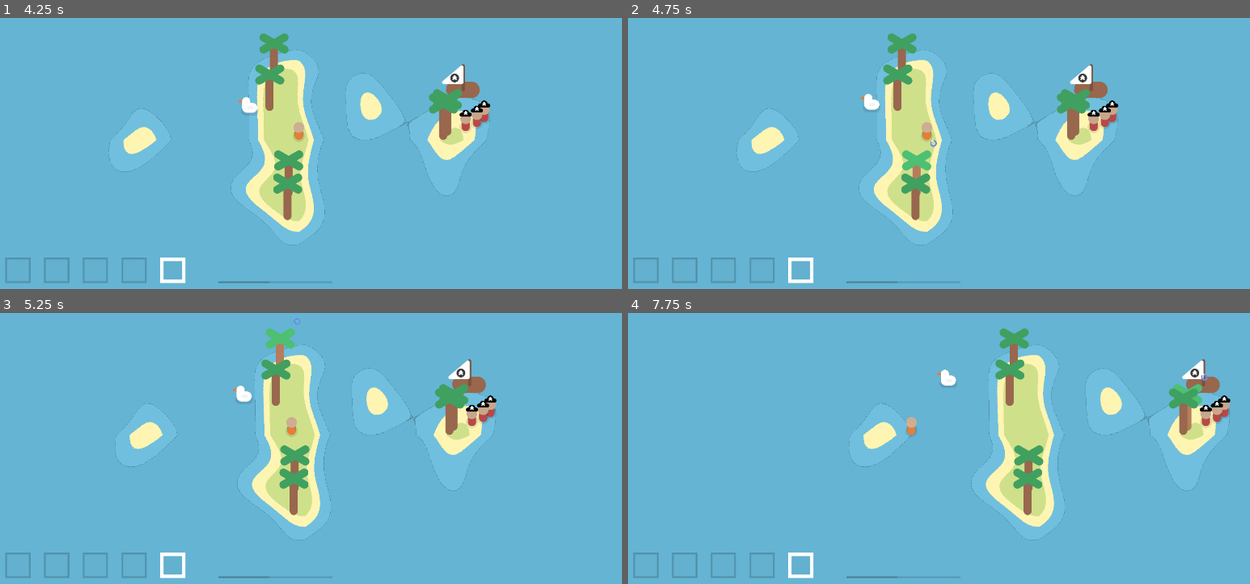
Above: before the commit, frames 1-4 (two rows, left to right).
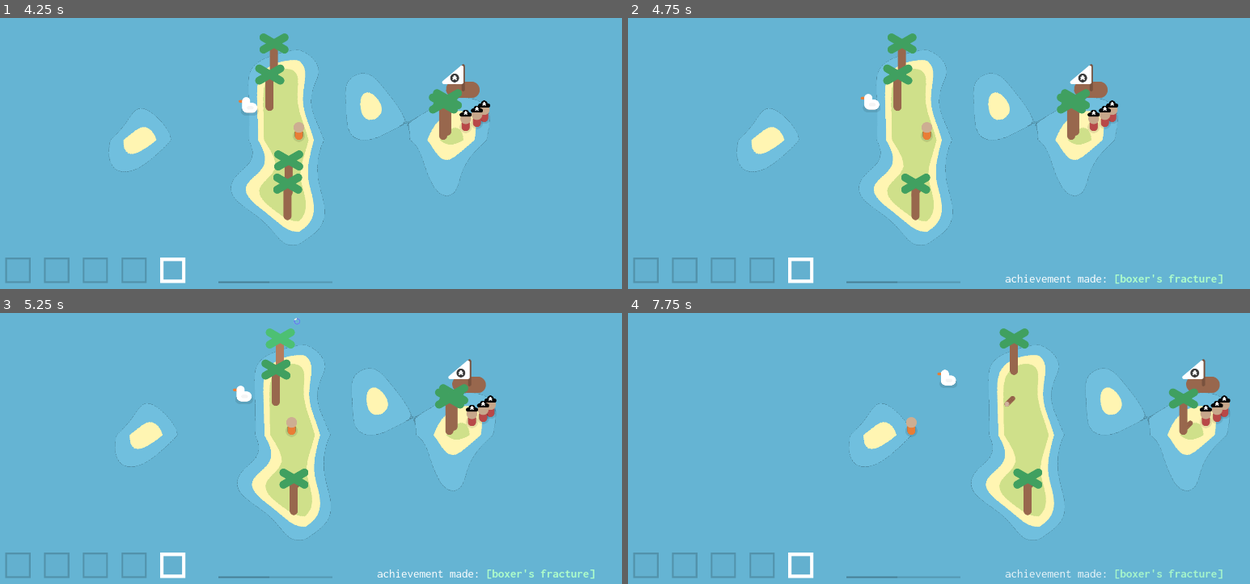
Above: after the commit, the same moments.

Repository: illogicalapple/archipelinaut
Game: Godot game, scene res://scenes/Main.tscn
Two runs of this game, one before a commit and one after it. Both use one fixed random seed, a clock stepped at 60 frames per second and the inputs below.
Inputs (mouse positions are in pixels of both pictures, inside the frame that each line leads up to):
- Up to frame 1 (4.25 s): click "123" at 0.5 s; click "123" at 1.25 s; click "123" at 2 s; click "123" at 2.75 s; click "123" at 3.5 s
- Up to frame 2 (4.75 s): tap Enter at 4.25 s; move the mouse to (914, 175) at 4.27 s; press the mouse at (914, 175) at 4.28 s
- Up to frame 3 (5.25 s): tap Space at 5 s; move the mouse to (273, 353) at 5.02 s; release the mouse at (273, 353) at 5.03 s; hold Left (move_left_0) from 5.03 s (still down); tap 5 (hotbar_4) at 5.1 s; click (273, 353) at 5.17 s
- Up to frame 4 (7.75 s): move the mouse to (963, 386) at 5.77 s; release Left (move_left_0) at 5.78 s; press the mouse at (963, 386) at 5.78 s; move the mouse to (1150, 413) at 6.52 s; release the mouse at (1150, 413) at 6.53 s; tap 5 (hotbar_4) at 6.6 s; click (1150, 413) at 6.67 s; tap Enter at 7.25 s; move the mouse to (1150, 410) at 7.27 s; press the mouse at (1150, 410) at 7.28 s; hold Left (move_left_0) from 7.28 s (still down)

Frame 1 is identical in both runs. In frame 2, 0.7% of the frame differs, in the area x 44-96%, y 44-98%; in frame 3, 0.7%; in frame 4, 1.2%, in the area x 59-96%, y 16-98%.

Commit message:
things (bug?)

Diff:
--- a/autoload/global.gd
+++ b/autoload/global.gd
@@ -21,6 +21,11 @@
 	"play_mayo": ["\"is mayonnaise an instrument?\"", "yes, it is. (acquire mayonnaise)", false],
 	"wood_sword": ["excalibrrrrr", "craft a wooden sword", false]
 }
+
+var active_id: int:
+	set(aaa):
+		active_id = aaa
+		modify_inventory.emit()
 
 func achievement(id):
 	if(achievements[id][2]): return
@@ -46,6 +51,7 @@
 	var open_slot = inventory.find(air)
 	var stack_slot = -1
 	if(item == "mayo"): achievement("play_mayo")
+	if item == "wood_sword": achievement("wood_sword")
 	for i in inventory:
 		if i.type == item:
 			stack_slot = inventory.find(i)
--- /dev/null
+++ b/behavior/holding_behavior.cfg
@@ -0,0 +1,3 @@
+[wood_sword]
+offset=Vector2(0, -25)
+tags=["weapon"]
--- /dev/null
+++ b/island/island_nowarp.gdshader
@@ -0,0 +1,13 @@
+shader_type canvas_item;
+
+void fragment() {
+	if(texture(TEXTURE, UV).r < 0.15) {
+		COLOR = vec4(0.44, 0.75, 0.87, 0);
+	} else if(texture(TEXTURE, UV).r < 0.5) { // check brightness (it's gray so the red value will be the brightness)
+		COLOR = vec4(0.44, 0.75, 0.87, 1);
+	} else if(texture(TEXTURE, UV).r < 0.6) {
+		COLOR = vec4(1, 0.96, 0.7, 1);
+	} else {
+		COLOR = vec4(0.81, 0.88, 0.54, 1);
+	}
+}
--- /dev/null
+++ b/itch_bg.tscn
@@ -0,0 +1,22 @@
+[gd_scene load_steps=5 format=3 uid="uid://hmwx16vci3ix"]
+
+[ext_resource type="Shader" path="res://island/island_nowarp.gdshader" id="1_k2mjw"]
+
+[sub_resource type="ShaderMaterial" id="ShaderMaterial_o13mj"]
+shader = ExtResource("1_k2mjw")
+
+[sub_resource type="FastNoiseLite" id="FastNoiseLite_mboox"]
+frequency = 0.005
+fractal_octaves = 2
+
+[sub_resource type="NoiseTexture2D" id="NoiseTexture2D_sfggy"]
+width = 1920
+height = 1080
+noise = SubResource("FastNoiseLite_mboox")
+
+[node name="ItchBg" type="Node"]
+
+[node name="Sprite2D" type="Sprite2D" parent="."]
+material = SubResource("ShaderMaterial_o13mj")
+texture = SubResource("NoiseTexture2D_sfggy")
+centered = false
--- a/player/Player.gd
+++ b/player/Player.gd
@@ -4,7 +4,9 @@
 var in_water: bool = false
 var breath_left: float = 20
 var dps: float = 0
-var mining_ability: float = 1
+var mining_ability: float = 15
+
+var item_holding
 
 const device_id: int = 0
 
@@ -27,11 +29,14 @@
 func _ready():
 	position += screen_size / 2
 	call_deferred("in_water_once")
+	global.modify_inventory.connect($ItemHolding.update_texture)
 
 func _process(delta):
 	velocity += Vector2(int(Input.is_action_pressed("move_right_" + str(device_id))) - int(Input.is_action_pressed("move_left_" + str(device_id))), int(Input.is_action_pressed("move_down_" + str(device_id))) - int(Input.is_action_pressed("move_up_" + str(device_id)))).normalized() * delta * 50
 	velocity = velocity.lerp(Vector2(0, 0), delta * 4 * (int(in_water) * 3 + 1))
 	position += velocity * delta / 0.02
+	$ItemHolding.position.x = sign(velocity.x + 0.0000000001) * 15
+	$ItemHolding.rotation = $ItemHolding.old_rot * sign(velocity.x + 0.0000000001)
 	if in_water:
 		breath_left -= delta
 		$Stamina.value = breath_left * 5
@@ -39,6 +44,7 @@
 			dps = 10
 	else:
 		dps = 0
+
 
 func _on_Hurtbox_area_entered(area):
 	if area.name.contains("Island"):
--- a/player/Player.tscn
+++ b/player/Player.tscn
@@ -1,9 +1,10 @@
-[gd_scene load_steps=7 format=3 uid="uid://c08g4pan38n7l"]
+[gd_scene load_steps=8 format=3 uid="uid://c08g4pan38n7l"]
 
 [ext_resource type="Texture2D" uid="uid://wlqjc32sx6re" path="res://player/player.svg" id="1"]
 [ext_resource type="Script" path="res://player/Player.gd" id="2"]
 [ext_resource type="Texture2D" uid="uid://c3qr2pouoj011" path="res://player/player_swimming.svg" id="2_sxni1"]
 [ext_resource type="Texture2D" uid="uid://ce5cnseaqrn4b" path="res://player/stamina_bg.svg" id="4_ror7t"]
+[ext_resource type="PackedScene" uid="uid://dn7m5bwfw144p" path="res://player/hands/item_holding.tscn" id="4_wsuh7"]
 [ext_resource type="Texture2D" uid="uid://csdnwrhkmnn0o" path="res://player/stamina.svg" id="5_8nacs"]
 
 [sub_resource type="CapsuleShape2D" id="1"]
@@ -23,6 +24,9 @@
 [node name="Sprite" type="Sprite2D" parent="."]
 position = Vector2(0, 2)
 texture = ExtResource("1")
+
+[node name="ItemHolding" parent="." instance=ExtResource("4_wsuh7")]
+position = Vector2(15, 4)
 
 [node name="CollisionShape2D" type="CollisionShape2D" parent="."]
 position = Vector2(0, -1.5)
--- /dev/null
+++ b/player/hands/item_holding.gd
@@ -0,0 +1,20 @@
+extends CharacterBody2D
+
+@export var item: String = "air"
+
+var config_file: ConfigFile = ConfigFile.new()
+@export var old_rot = rotation
+
+func _ready(ahh: bool = true):
+	if ahh:
+		config_file.load("res://behavior/holding_behavior.cfg")
+	$Texture.show()
+	$Texture.position = config_file.get_value(item, "offset", Vector2(0, 0))
+	if config_file.has_section(item):
+		$Texture.texture = load("res://textures/items/holding/" + item + ".png")
+	else:
+		$Texture.hide()
+
+func update_texture():
+	item = global.inventory[global.active_id].type
+	_ready(false)
--- /dev/null
+++ b/player/hands/item_holding.tscn
@@ -0,0 +1,63 @@
+[gd_scene load_steps=7 format=3 uid="uid://dn7m5bwfw144p"]
+
+[ext_resource type="Texture2D" uid="uid://bgj7acgb4iacu" path="res://textures/items/holding/wood_sword.png" id="1_r3xk8"]
+[ext_resource type="Script" path="res://player/hands/item_holding.gd" id="1_uryfo"]
+
+[sub_resource type="CapsuleShape2D" id="CapsuleShape2D_cvyhk"]
+radius = 4.0
+height = 44.0
+
+[sub_resource type="Animation" id="Animation_pw8w4"]
+length = 0.001
+tracks/0/type = "value"
+tracks/0/imported = false
+tracks/0/enabled = true
+tracks/0/path = NodePath(".:old_rot")
+tracks/0/interp = 1
+tracks/0/loop_wrap = true
+tracks/0/keys = {
+"times": PackedFloat32Array(0),
+"transitions": PackedFloat32Array(1),
+"update": 0,
+"values": [null]
+}
+
+[sub_resource type="Animation" id="Animation_q4mbf"]
+resource_name = "sword_swing"
+length = 0.5
+tracks/0/type = "value"
+tracks/0/imported = false
+tracks/0/enabled = true
+tracks/0/path = NodePath(".:old_rot")
+tracks/0/interp = 1
+tracks/0/loop_wrap = true
+tracks/0/keys = {
+"times": PackedFloat32Array(0, 0.5),
+"transitions": PackedFloat32Array(1, 1),
+"update": 0,
+"values": [null, null]
+}
+
+[sub_resource type="AnimationLibrary" id="AnimationLibrary_tlynb"]
+_data = {
+"RESET": SubResource("Animation_pw8w4"),
+"sword_swing": SubResource("Animation_q4mbf")
+}
+
+[node name="ItemHolding" type="CharacterBody2D"]
+collision_layer = 0
+collision_mask = 0
+script = ExtResource("1_uryfo")
+
+[node name="Texture" type="Sprite2D" parent="."]
+position = Vector2(0, -25)
+texture = ExtResource("1_r3xk8")
+
+[node name="BasicSwordCol" type="CollisionShape2D" parent="."]
+position = Vector2(0, -34)
+shape = SubResource("CapsuleShape2D_cvyhk")
+
+[node name="BasicSwordAnim" type="AnimationPlayer" parent="."]
+libraries = {
+"": SubResource("AnimationLibrary_tlynb")
+}
--- a/project.godot
+++ b/project.godot
@@ -12,7 +12,7 @@
 
 config/name="archipelinaut"
 run/main_scene="res://scenes/Main.tscn"
-config/features=PackedStringArray("4.0")
+config/features=PackedStringArray("4.1")
 config/icon="res://icon.png"
 
 [autoload]
@@ -74,7 +74,7 @@
 interact_0={
 "deadzone": 0.5,
 "events": [Object(InputEventJoypadButton,"resource_local_to_scene":false,"resource_name":"","device":0,"button_index":2,"pressure":0.0,"pressed":false,"script":null)
-, Object(InputEventMouseButton,"resource_local_to_scene":fal …(196 unchanged characters)… r2(0, 0),"factor":1.0,"button_index":2,"pressed":false,"double_click":false,"script":null)
+, Object(InputEventMouseButton,"resource_local_to_scene":fal …(196 unchanged characters)… r2(0, 0),"factor":1.0,"button_index":2,"canceled":false,"pressed":false,"double_click":false,"script":null)
 ]
 }
 ui_pause={
@@ -85,7 +85,7 @@
 }
 attack_0={
 "deadzone": 0.5,
-"events": [Object(InputEventMouseButton,"resource_local_to_s …(205 unchanged characters)… r2(0, 0),"factor":1.0,"button_index":1,"pressed":false,"double_click":false,"script":null)
+"events": [Object(InputEventMouseButton,"resource_local_to_s …(205 unchanged characters)… r2(0, 0),"factor":1.0,"button_index":1,"canceled":false,"pressed":false,"double_click":false,"script":null)
 , Object(InputEventJoypadButton,"resource_local_to_scene":false,"resource_name":"","device":0,"button_index":0,"pressure":0.0,"pressed":false,"script":null)
 ]
 }
@@ -131,6 +131,7 @@
 2d_physics/layer_7="Goose"
 2d_physics/layer_8="Peerate"
 2d_physics/layer_9="PeerateHurtbox"
+2d_physics/layer_10="DamageGiver"
 
 [physics]
 
--- a/scenes/Main.gd
+++ b/scenes/Main.gd
@@ -37,3 +37,4 @@
 
 func _process(delta):
 	$Camera.position = $Camera.position.lerp(player.position - screen_size / 2, delta * 8)
+	print(player.get_viewport_transform())
--- a/scenes/Main.tscn
+++ b/scenes/Main.tscn
@@ -6,6 +6,11 @@
 [ext_resource type="PackedScene" uid="uid://bnqk7bnhiixn3" path="res://friend/friend.tscn" id="3_nl7fy"]
 [ext_resource type="PackedScene" uid="uid://saxbimja6m45" path="res://mobs/pirate/evil_ship.tscn" id="4_0j337"]
 [ext_resource type="AudioStream" uid="uid://mtxykg6cud0j" path="res://sound/music/normal-v2.wav" id="4_xrkh0"]
+
+[sub_resource type="Environment" id="Environment_uk6hd"]
+glow_enabled = true
+glow_normalized = true
+glow_bloom = 0.14
 
 [node name="Root" type="Node"]
 process_priority = 100
@@ -32,4 +37,7 @@
 stream = ExtResource("4_xrkh0")
 autoplay = true
 
+[node name="WorldEnvironment" type="WorldEnvironment" parent="."]
+environment = SubResource("Environment_uk6hd")
+
 [connection signal="damage" from="Things/Player" to="GUI" method="_on_player_damage"]
--- a/ui/GUI.gd
+++ b/ui/GUI.gd
@@ -22,7 +22,7 @@
 
 func _ready():
 	var hints = $Control/Loading/Hint.get_meta("hints")
-	$Control/Loading.show()
+	# $Control/Loading.show()
 	$Control/Pause.hide()
 	$Control/Loading/Hint.text = hints[randi_range(0, len(hints) - 1)]
 
--- a/ui/GUI.tscn
+++ b/ui/GUI.tscn
@@ -90,18 +90,19 @@
 
 [node name="Pause" type="ColorRect" parent="Control"]
 process_mode = 2
-visible = false
-layout_mode = 0
-anchor_right = 1.0
-anchor_bottom = 1.0
-grow_horizontal = 2
-grow_vertical = 2
+layout_mode = 0
+anchor_right = 1.0
+anchor_bottom = 1.0
+grow_horizontal = 2
+grow_vertical = 2
+mouse_filter = 1
 color = Color(0, 0, 0, 0.643137)
 
 [node name="Default" type="Control" parent="Control/Pause"]
 anchors_preset = 0
 offset_right = 40.0
 offset_bottom = 40.0
+mouse_filter = 1
 
 [node name="Icon" type="TextureRect" parent="Control/Pause/Default"]
 layout_mode = 1
@@ -150,6 +151,7 @@
 anchors_preset = 0
 offset_right = 40.0
 offset_bottom = 40.0
+mouse_filter = 1
 
 [node name="Achievements" type="VBoxContainer" parent="Control/Pause/Achievements"]
 layout_mode = 0
@@ -213,12 +215,6 @@
 text = "HINT HINT HINT HINT"
 metadata/hints = PackedStringArray("this game was made by a monkey", "[insert \"helpful\" hint here]", "break trees and stuff", "is there hidden text?", "make a magma portal!", "this hint has 27 characters", "planet jikayoor!", "don\'t die!")
 
-[node name="HBoxContainer" type="HBoxContainer" parent="Control"]
-layout_mode = 0
-offset_right = 543.0
-offset_bottom = 424.0
-theme_override_constants/separation = 0
-
 [connection signal="mouse_entered" from="Control/Pause/Default/Options/Settings" to="Control/Pause/Default/Options" method="_on_settings_mouse_entered"]
 [connection signal="mouse_exited" from="Control/Pause/Default/Options/Settings" to="Control/Pause/Default/Options" method="_on_settings_mouse_exited"]
 [connection signal="gui_input" from="Control/Pause/Default/Options/Achievements" to="Control/Pause/Default/Options" method="_on_achievements_gui_input"]
--- a/ui/inventory/inventory.gd
+++ b/ui/inventory/inventory.gd
@@ -1,4 +1,6 @@
 extends VBoxContainer
+
+signal holding_changed(new_item)
 
 var active_id = 0: set = set_active_hotbar_id
 var inventory_open = false
@@ -15,6 +17,7 @@
 	slot(active_id).active = false
 	slot(new_active_id).active = true
 	active_id = new_active_id
+	global.active_id = active_id
 
 func _unhandled_input(event):
 	if item_holding.type == "air":
@@ -25,8 +28,13 @@
 		for i in range(5):
 			if event.is_action_pressed("hotbar_" + str(i)):
 				active_id = i
+				item_in_hand_changed()
 				return
 
+func item_in_hand_changed():
+	holding_changed.emit(global.inventory[active_id])
+
 func _ready():
+	global.modify_inventory.connect(item_in_hand_changed)
 	$Top/Inventory.hide()
 	active_id = 0
Not shown: 1 places in scenes/Main.tscn that only renumber resources
Not shown, added: sound/sfx/ambient_water.wav.import
Binary file added: textures/items/holding/wood_sword.png
Not shown, added: textures/items/holding/wood_sword.png.import
Not shown, added: sound/sfx/ambient_water.wav
